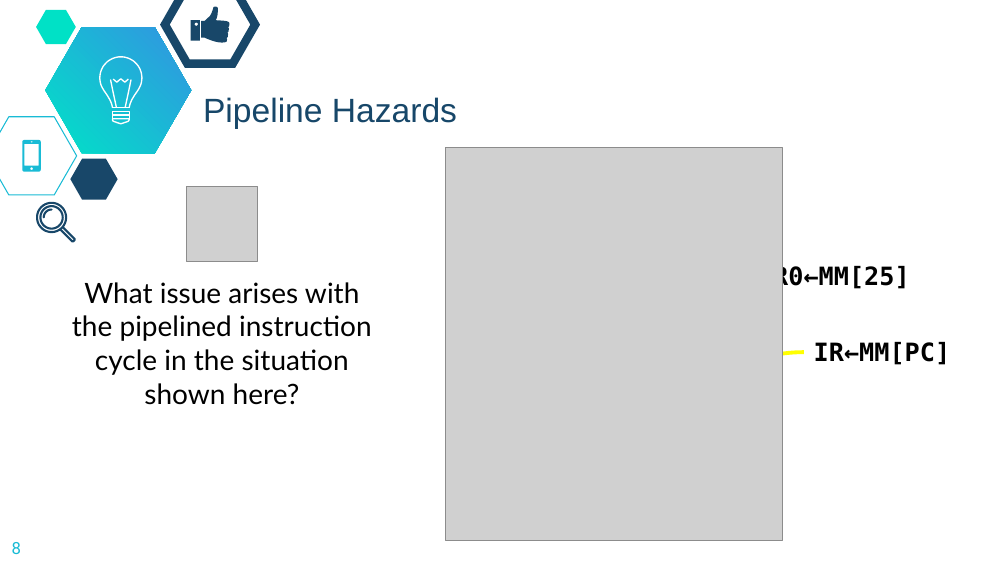
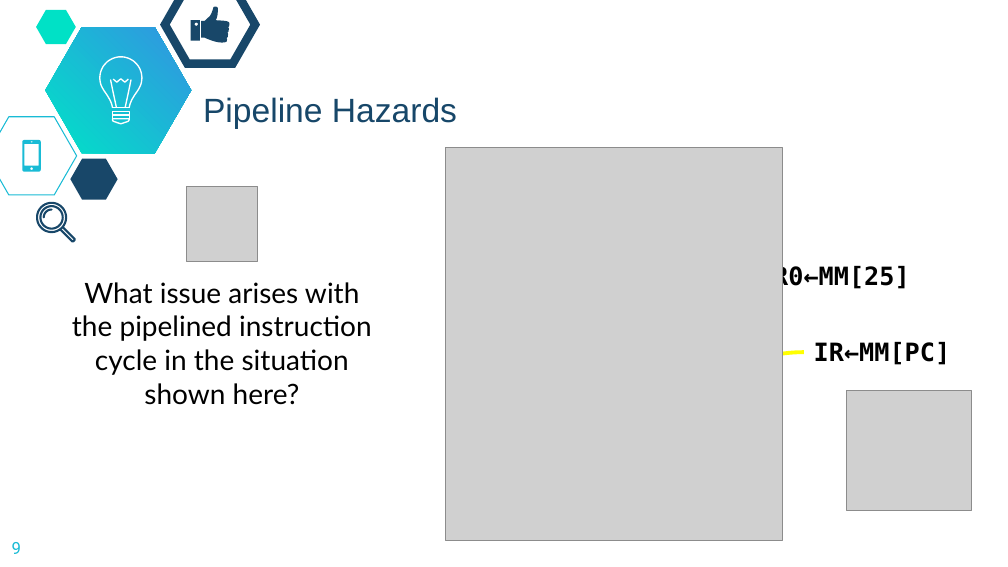
Before and after one commit to dickinson-comp256/COMP256, a slide deck: slide 9 of docs/materials/03-MachineAbstractions/MA5-S-ParallelismPipelining.pptx (slide 8 before the commit). Drawn at 1008x567 pixels with LibreOffice and Linux fonts; fonts in the diff are those of the drawing; grey boxes stand for pictures; background and template pictures are left out. Boxes give left, top, right and bottom in pixels: in the first picture for what was removed or moved away, otherwise in the second. Text is boxed around its words. In the diff, an @@ line names an element or a change of style, - is before the commit and + after.

```diff
--- a/docs/materials/03-MachineAbstractions/MA5-S-ParallelismPipelining.pptx
+++ b/docs/materials/03-MachineAbstractions/MA5-S-ParallelismPipelining.pptx
@@ picture added at bbox=[847, 390, 972, 510] @@
@@ page number at bbox=[12, 542, 21, 554]: text changed @@
-8
+9
```
Also in this commit, not shown: 10 other slides changed, 1 slide added.
